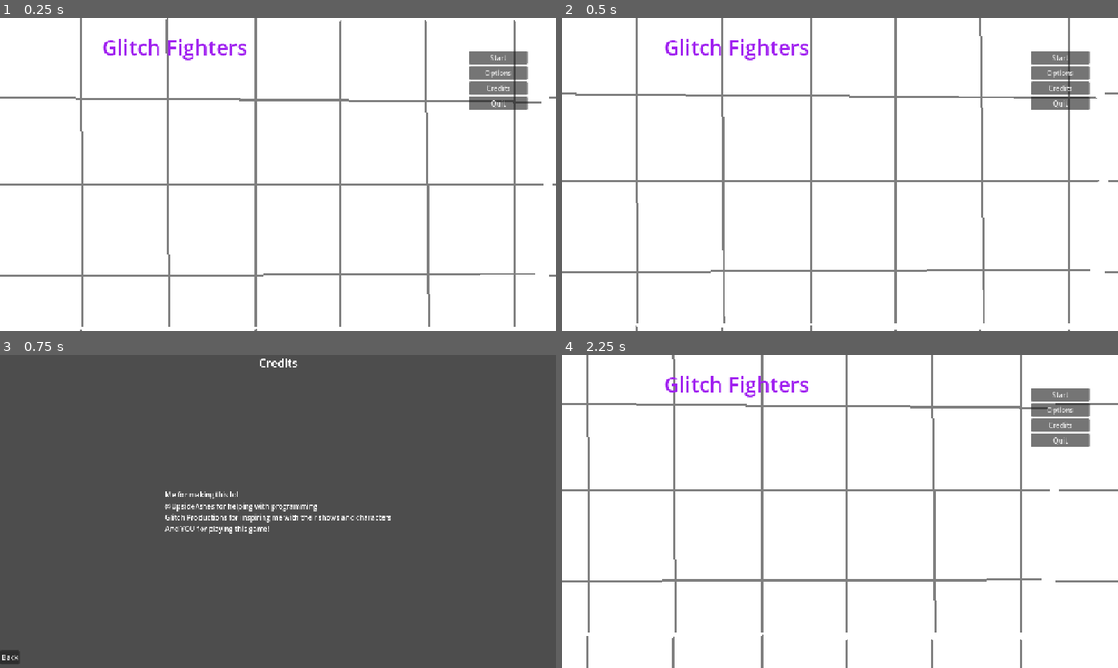
Above: before the commit, frames 1-4 (two rows, left to right).
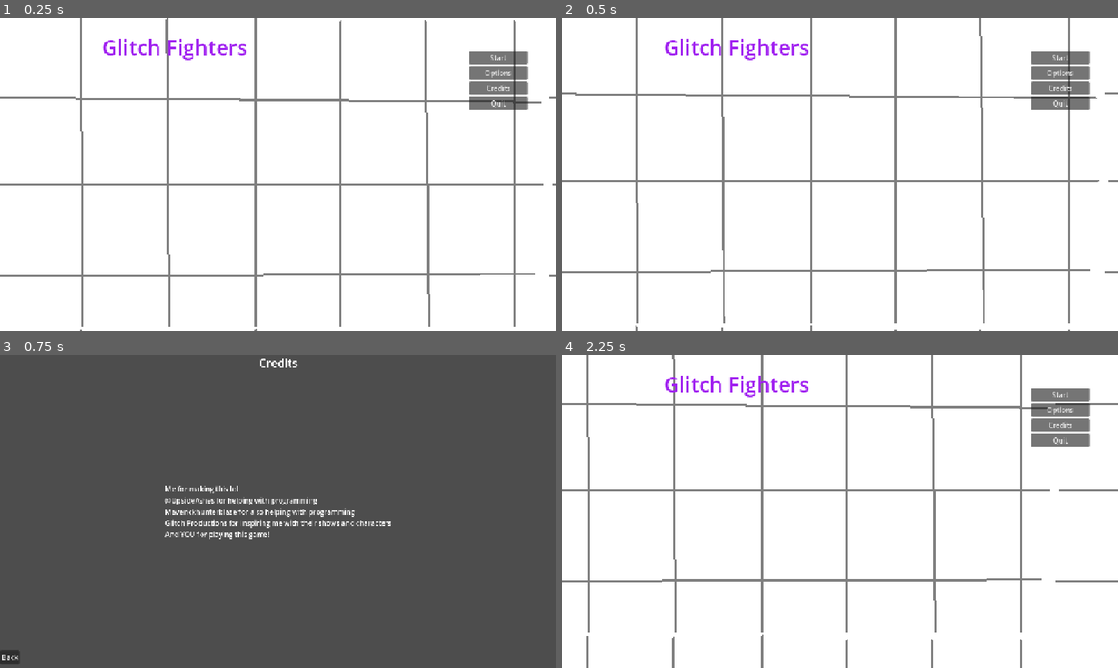
Above: after the commit, the same moments.

Repository: AnAirBreather/glitch-fighters-v1
Game: Godot game, scene res://Menus/Menu.tscn
Same seed, same stepped clock (60 frames per second), same inputs: the game is played once before the commit and once after it.
Inputs:
- Up to frame 1 (0.25 s): no input
- Up to frame 2 (0.5 s): no input
- Up to frame 3 (0.75 s): click "Credits" at 0.5 s
- Up to frame 4 (2.25 s): tap Enter at 1.25 s; hold D (Right) 1.28-2 s; tap Right (Heavy) at 1.35 s; tap W (Jump) at 1.52 s; click "Back" at 2 s

Frames 1-2 are identical in both runs. In frame 3, 2.3% of the frame differs, in the area x 29-71%, y 41-59%; in frame 4, nothing differs.

Commit message:
Credits changes

Diff:
--- a/Menus/creditsMenu.tscn
+++ b/Menus/creditsMenu.tscn
@@ -39,6 +39,7 @@
 grow_vertical = 2
 text = "Me for making this lol
 @UpsideAshes for helping with programming
+Maverickhunterblaze for also helping with programming
 Glitch Productions for inspiring me with their shows and characters
 And YOU for playing this game!"
 
--- a/project.godot
+++ b/project.godot
@@ -16,7 +16,7 @@
 
 config/name="Glitch Fighters v1"
 run/main_scene="uid://cvk6jjkjbirt3"
-config/features=PackedStringArray("4.6", "Forward Plus")
+config/features=PackedStringArray("4.7", "Forward Plus")
 config/icon="res://icon.svg"
 
 [display]
